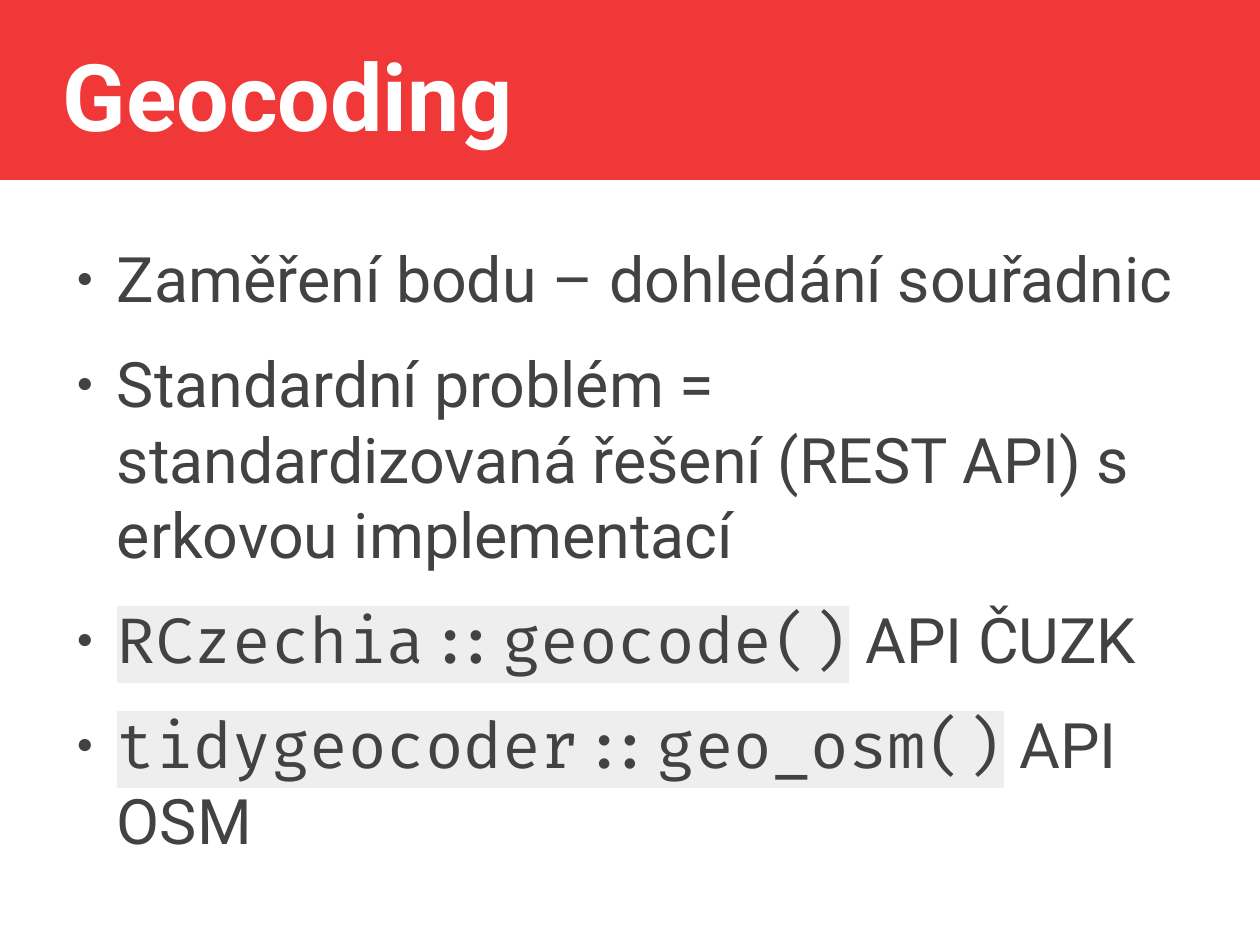
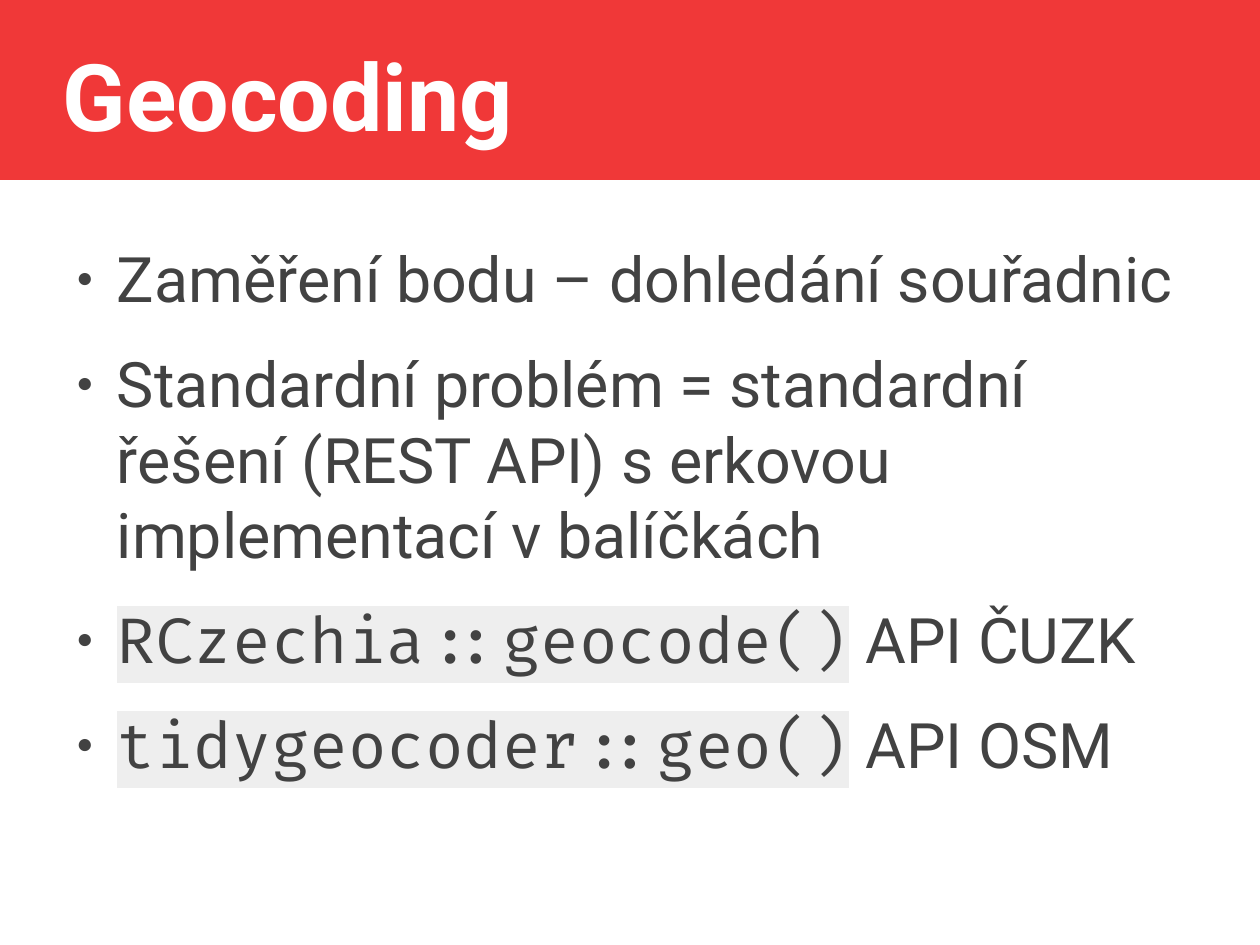
Before and after one commit to jlacko/4EK418, a slide deck: slide 10 of prez/2 - svět gisu svět erka.odp. Drawn at 1260x945 pixels with LibreOffice and Linux fonts; fonts in the diff are those of the drawing. Boxes give left, top, right and bottom in pixels: in the first picture for what was removed or moved away, otherwise in the second. Text is boxed around its words. In the diff, an @@ line names an element or a change of style, - is before the commit and + after.

```diff
--- a/prez/2 - svět gisu svět erka.odp
+++ b/prez/2 - svět gisu svět erka.odp
@@ text at box(117, 360, 1027, 571): text changed @@
-● Standardní problém = standardizovaná řešení (REST API) s erkovou implementací
+● Standardní problém = standardní řešení (REST API) s erkovou implementací v balíčkách
@@ text at box(117, 718, 1113, 782): text changed @@
-● tidygeocoder::geo_osm() API OSM
+● tidygeocoder::geo() API OSM
```
Also in this commit, not shown: 2 other slides changed, 7 other files.
